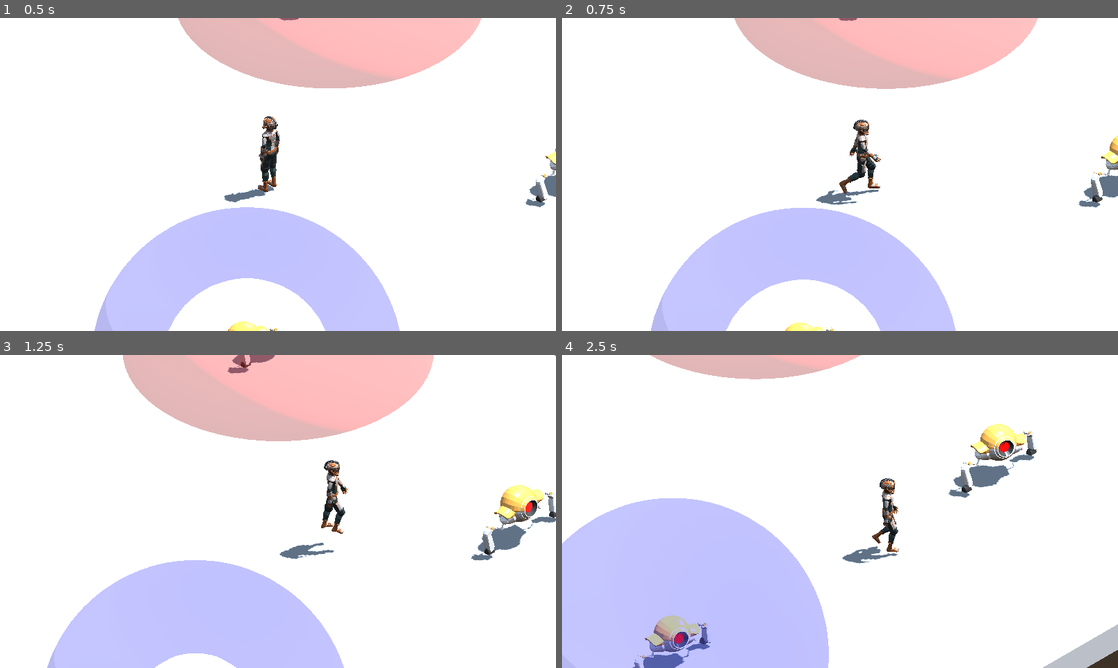
Above: before the commit, frames 1-4 (two rows, left to right).
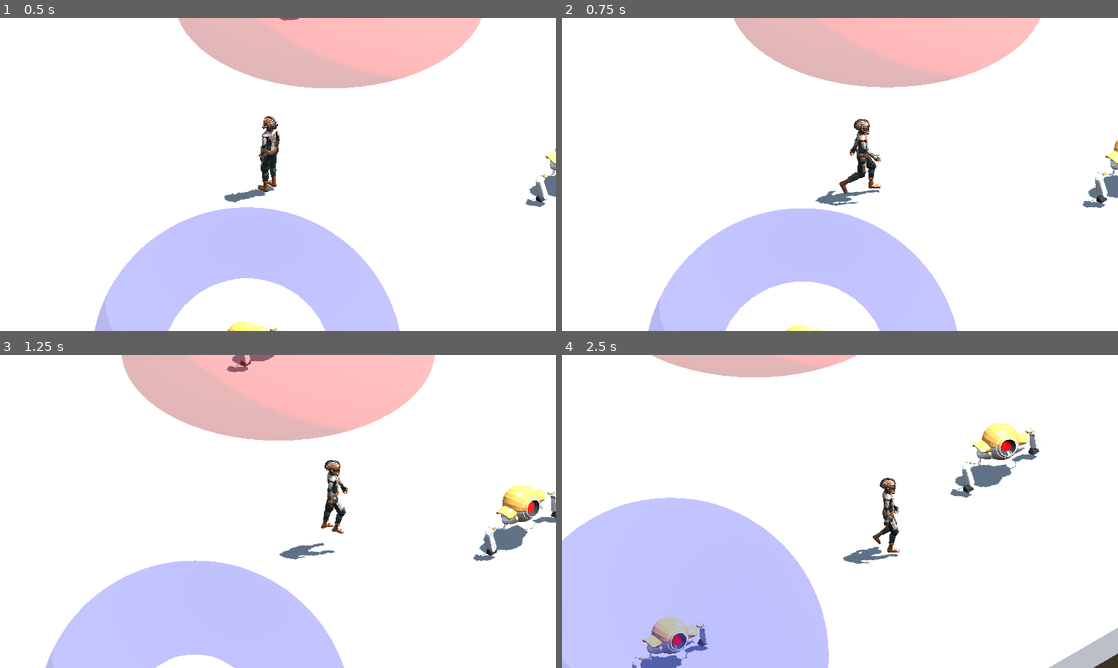
Above: after the commit, the same moments.

Repository: amhndu/chronos-rift
Game: Godot game, scene res://Main.tscn
Same seed, same stepped clock (60 frames per second), same inputs: the game is played once before the commit and once after it.
Inputs (mouse positions are in pixels of both pictures, inside the frame that each line leads up to):
- Up to frame 1 (0.5 s): no input
- Up to frame 2 (0.75 s): move the mouse to (962, 158) at 0.52 s; hold Right (move_right) from 0.53 s (still down); hold Mouse wheel up (zoom_in, bound only after the commit) from 0.53 s (still down); click (962, 158) at 0.67 s
- Up to frame 3 (1.25 s): keep holding Right (move_right); keep holding Mouse wheel up (zoom_in, bound only after the commit); tap Space (jump) at 0.77 s; tap Mouse wheel down (zoom_out, bound only after the commit) at 0.8 s
- Up to frame 4 (2.5 s): move the mouse to (728, 527) at 1.27 s; release Right (move_right) at 1.28 s; release Mouse wheel up (zoom_in, bound only after the commit) at 1.28 s; hold Down (move_back) 1.28-2.03 s; tap Mouse wheel down (zoom_out, bound only after the commit) at 1.35, 2.3 s; click (728, 527) at 1.42 s; tap Space (jump) at 1.52 s; tap Mouse wheel up (zoom_in, bound only after the commit) at 1.55 s; move the mouse to (895, 442) at 2.02 s; hold Right (move_right) from 2.03 s (still down); hold Mouse wheel up (zoom_in, bound only after the commit) from 2.03 s (still down); click (895, 442) at 2.17 s

Frame 1 is identical in both runs. In frame 2, 1.4% of the frame differs, in the area x 15-100%, y 0-100%; in frame 3, 1.4%; in frame 4, 2.3%, in the area x 0-100%, y 0-100%.

Commit message:
feat: add camera zoom
TODO Scroll actions not working with Input Map

Diff:
--- a/CameraFollow.gd
+++ b/CameraFollow.gd
@@ -7,9 +7,34 @@
 @onready var objectToFollow = get_node(objectToFollowPath)
 
 @export var camAccel = 2 # Speed With Which The Camera Follows Up The Player (Not Need When Not using the `linear_interpolate` function
+@export var camZoomAccel = 2 # Speed With Which The Camera Zooms (Not needed when not using lerp)
+@export var camMinZoomSize = 10
+@export var camMaxZoomSize = 40
+@export var shouldUseLerp = true
+
+@onready var camera: Camera3D = get_parent().get_node("Camera")
+@onready var camTargetZoomSize = camera.size
 
 func _process(delta):
 	if objectToFollow == null:
 		return
-	cameraPivot.global_position = cameraPivot.global_position.lerp(objectToFollow.global_position, delta * camAccel)
-	#cameraPivot.global_position = objectToFollow.global_position # Un-Comment This & Comment Above if you want camera to just follow the player without any smooth follow-up
+
+	# TODO Not working with Input Map
+	#if Input.is_action_pressed("zoom_in"):
+		#camTargetZoomSize = max(camTargetZoomSize - 1, camMinZoomSize)
+	#elif Input.is_action_pressed("zoom_out"):
+		#camTargetZoomSize = min(camTargetZoomSize + 1, camMaxZoomSize)
+
+	if shouldUseLerp:
+		cameraPivot.global_position = cameraPivot.global_position.lerp(objectToFollow.global_position, delta * camAccel)
+		camera.size = lerp(float(camera.size), float(camTargetZoomSize), delta * camZoomAccel)
+	else:
+		cameraPivot.global_position = objectToFollow.global_position
+		camera.size = camTargetZoomSize
+
+func _input(event):
+	if event is InputEventMouseButton:
+		if event.button_index == MOUSE_BUTTON_WHEEL_UP and event.pressed:
+			camTargetZoomSize = max(camTargetZoomSize - 1, camMinZoomSize)
+		elif event.button_index == MOUSE_BUTTON_WHEEL_DOWN and event.pressed:
+			camTargetZoomSize = min(camTargetZoomSize + 1, camMaxZoomSize)
--- a/project.godot
+++ b/project.godot
@@ -66,6 +66,16 @@
 , Object(InputEventJoypadButton,"resource_local_to_scene":false,"resource_name":"","device":0,"button_index":0,"pressure":0.0,"pressed":false,"script":null)
 ]
 }
+zoom_in={
+"deadzone": 0.0,
+"events": [Object(InputEventMouseButton,"resource_local_to_scene":false,"resource_name":"","device":-1,"window_id":0,"alt_pressed":false,"shift_pressed":false,"ctrl_pressed":false,"meta_pressed":false,"button_mask":8,"position":Vector2(125, 15),"global_position":Vector2(134, 61),"factor":1.0,"button_index":4,"canceled":false,"pressed":true,"double_click":false,"script":null)
+]
+}
+zoom_out={
+"deadzone": 0.0,
+"events": [Object(InputEventMouseButton,"resource_local_to_scene":false,"resource_name":"","device":-1,"window_id":0,"alt_pressed":false,"shift_pressed":false,"ctrl_pressed":false,"meta_pressed":false,"button_mask":0,"position":Vector2(0, 0),"global_position":Vector2(0, 0),"factor":1.0,"button_index":5,"canceled":false,"pressed":false,"double_click":false,"script":null)
+]
+}
 
 [layer_names]
 
